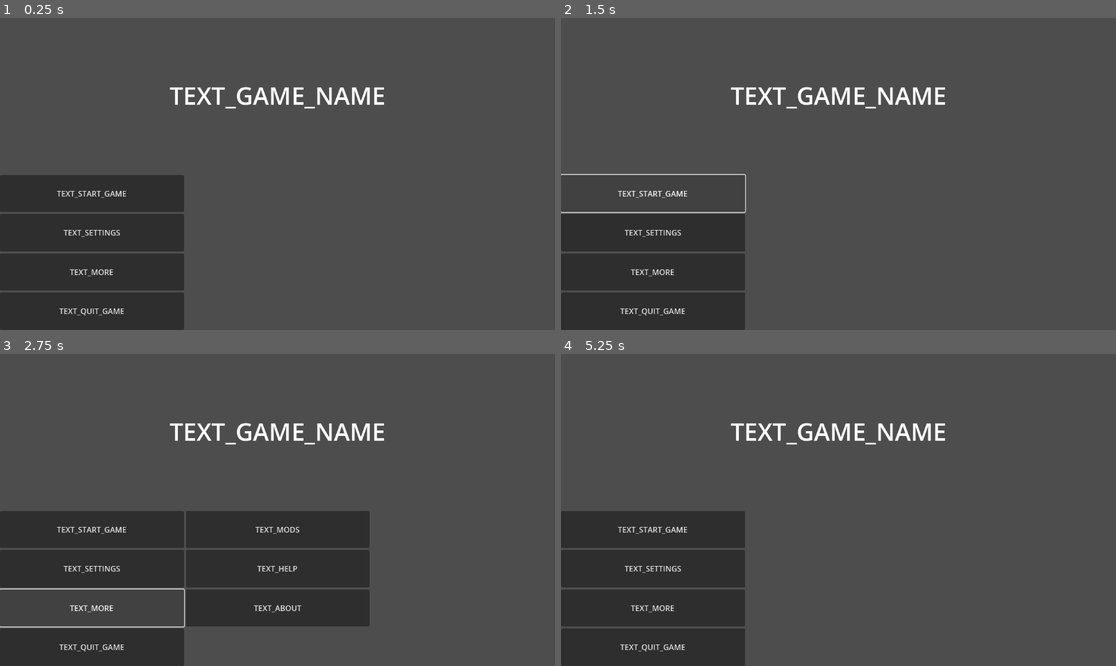
Above: before the commit, frames 1-4 (two rows, left to right).
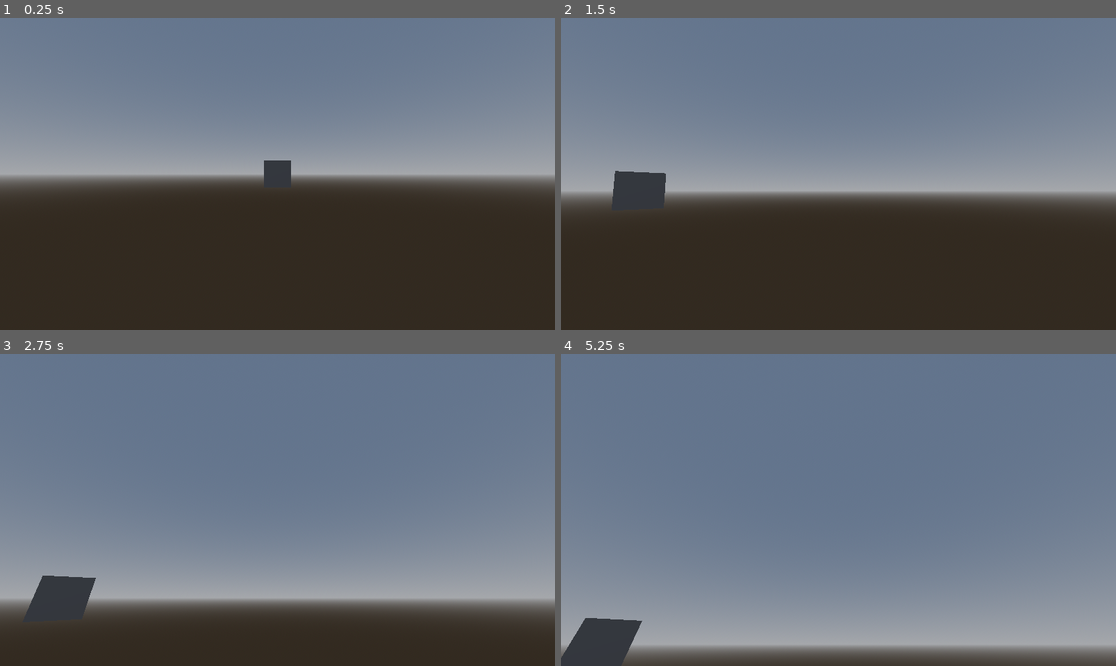
Above: after the commit, the same moments.

Repository: Neutron12138/Game-Framework-old
Game: Godot game, scene res://framework/interfaces/blank.tscn
Two runs of this game, one before a commit and one after it. Both use one fixed random seed, a clock stepped at 60 frames per second and the inputs below.
Inputs (mouse positions are in pixels of both pictures, inside the frame that each line leads up to):
- Up to frame 1 (0.25 s): no input
- Up to frame 2 (1.5 s): click (655, 192) at 0.5 s, where only the run before the commit has a clickable "TEXT_START_GAME"; click (655, 192) at 1.25 s, where only the run before the commit has a clickable "TEXT_START_GAME"
- Up to frame 3 (2.75 s): click (94, 606) at 2 s, where only the run before the commit has a clickable "TEXT_MORE"
- Up to frame 4 (5.25 s): click (838, 528) at 2.75 s, where only the run before the commit has a clickable "TEXT_MODS"; click (616, 510) at 3.5 s, where only the run before the commit has a clickable "TEXT_BACK"; click (655, 569) at 4.25 s, where only the run before the commit has a clickable "TEXT_SETTINGS"; click (655, 650) at 5 s, where only the run before the commit has a clickable "TEXT_CONFIRM"

The runs differ from the first frame. In frame 1, 84% of the frame differs, in the area x 0-100%, y 0-100%; in frame 2, 85%; in frame 3, 91%; in frame 4, 96%.

Commit message:
Add files via upload

Diff:
--- /dev/null
+++ b/framework/core/3d/camera3d_controller.gd
@@ -0,0 +1,15 @@
+class_name Camera3DController
+extends Node
+
+
+
+@export var camera : NormalCamera3D = null
+@export var velocity : float = 2.0
+
+
+
+func _process(delta: float) -> void:
+	var vec : Vector2 = Input.get_vector("left", "right", "backward", "forward")
+	var dir : Vector3 = vec.x * camera.right + vec.y * camera.front
+	var vel : Vector3 = dir * velocity
+	camera.global_position += vel * delta
--- /dev/null
+++ b/framework/core/3d/normal_camera3d.gd
@@ -0,0 +1,48 @@
+class_name NormalCamera3D
+extends Camera3D
+
+
+
+const PITCH_ANGLE_LIMIT : float = deg_to_rad(89.9)
+
+
+
+var enable_limit : bool = true
+var pitch : float = 0.0 :
+	set(value):
+		if enable_limit:
+			pitch = clampf(value, -PITCH_ANGLE_LIMIT, PITCH_ANGLE_LIMIT)
+		else:
+			pitch = wrapf(value, -PI, PI)
+		update()
+var yaw : float = 0.0 :
+	set(value):
+		yaw = wrapf(value, 0, TAU)
+		update()
+
+var front : Vector3 = Vector3.FORWARD
+var right : Vector3 = Vector3.RIGHT
+var up : Vector3 = Vector3.UP
+
+
+
+func _ready() -> void:
+	update()
+	print("front:" + str(front))
+	print("right:" + str(right))
+
+
+
+func calc_vectors() -> void:
+	var y : float = sin(pitch)
+	var h : float = cos(pitch)
+	var x : float = -sin(yaw) * h
+	var z : float = -cos(yaw) * h
+	front = Vector3(x, y, z)
+	right = front.cross(up)
+
+
+
+func update() -> void:
+	calc_vectors()
+	look_at(global_position + front, up)
--- /dev/null
+++ b/framework/core/event_dispatcher.gd
@@ -0,0 +1,75 @@
+class_name EventDispatcher
+extends Node
+
+
+
+signal mouse_button_pressed(button_index : MouseButton, position : Vector2)
+signal mouse_button_released(button_index : MouseButton, position : Vector2)
+signal mouse_wheel_rolled(factor : float, position : Vector2)
+signal mouse_moved(relative : Vector2, velocity : Vector2, position : Vector2)
+
+signal mouse_button_left_pressed(position : Vector2)
+signal mouse_button_left_released(position : Vector2)
+signal mouse_button_right_pressed(position : Vector2)
+signal mouse_button_right_released(position : Vector2)
+signal mouse_button_middle_pressed(position : Vector2)
+signal mouse_button_middle_released(position : Vector2)
+
+
+
+func _unhandled_input(event: InputEvent) -> void:
+	if event is InputEventMouseMotion:
+		_handle_mouse_motion(event)
+	elif event is InputEventMouseButton:
+		_handle_mouse_button(event)
+
+
+
+func _handle_mouse_motion(event : InputEventMouseMotion) -> void:
+	mouse_moved.emit(event.relative, event.velocity, event.position)
+
+
+
+func _handle_mouse_button(event : InputEventMouseButton) -> void:
+	if event.pressed:
+		mouse_button_pressed.emit(event.button_index, event.position)
+	else:
+		mouse_button_released.emit(event.button_index, event.position)
+
+
+	match event.button_index:
+		MOUSE_BUTTON_LEFT:
+			_handle_mouse_button_left(event)
+		MOUSE_BUTTON_RIGHT:
+			_handle_mouse_button_right(event)
+		MOUSE_BUTTON_MIDDLE:
+			_handle_mouse_button_middle(event)
+		MOUSE_BUTTON_WHEEL_UP:
+			mouse_wheel_rolled.emit(event.factor, event.position)
+		MOUSE_BUTTON_WHEEL_DOWN:
+			mouse_wheel_rolled.emit(-event.factor, event.position)
+
+
+
+
+func _handle_mouse_button_left(event : InputEventMouseButton) -> void:
+	if event.pressed:
+		mouse_button_left_pressed.emit(event.position)
+	else:
+		mouse_button_left_released.emit(event.position)
+
+
+
+func _handle_mouse_button_right(event : InputEventMouseButton) -> void:
+	if event.pressed:
+		mouse_button_right_pressed.emit(event.position)
+	else:
+		mouse_button_right_released.emit(event.position)
+
+
+
+func _handle_mouse_button_middle(event : InputEventMouseButton) -> void:
+	if event.pressed:
+		mouse_button_middle_pressed.emit(event.position)
+	else:
+		mouse_button_middle_released.emit(event.position)
--- a/framework/global/resources.gd
+++ b/framework/global/resources.gd
@@ -5,8 +5,8 @@
 
 const Blank : PackedScene = preload("res://framework/interfaces/blank.tscn")
 const Header : PackedScene = preload("res://framework/interfaces/widgets/header.tscn")
-const DebugConsole : PackedScene = preload("res://framework/interfaces/debug_console/debug_console.tscn")
-const DebugConsoleWindow : PackedScene = preload("res://framework/interfaces/debug_console/debug_console_window.tscn")
+var DebugConsole : PackedScene = load("res://framework/interfaces/debug_console/debug_console.tscn")
+var DebugConsoleWindow : PackedScene = load("res://framework/interfaces/debug_console/debug_console_window.tscn")
 
 
 
--- a/framework/interfaces/debug_console/debug_console.gd
+++ b/framework/interfaces/debug_console/debug_console.gd
@@ -20,8 +20,12 @@
 func _process(_delta: float) -> void:
 	if Input.is_action_just_pressed("debug_console"):
 		SceneTreeUtilities.temp_scene_back(previous_scene)
+		#DebugConsoleUtilities.close_debug_console(get_tree().game_settings)
+
+
+func _notification(what: int) -> void:
+	if what == NOTIFICATION_EXIT_TREE:
 		DebugConsoleUtilities.close_debug_console(get_tree().game_settings)
-
 
 
 func log(text : String) -> void:
--- a/framework/utilities/debug_console_command.gd
+++ b/framework/utilities/debug_console_command.gd
@@ -4,6 +4,9 @@
 
 
 const COMMAND_CHANGE_SCENE : StringName = &"change_scene"
+const COMMAND_TEST : StringName = &"test"
+const COMMAND_GD : StringName = &"gd"
+const COMMAND_SCRIPT : StringName = &"script"
 
 
 
@@ -35,12 +38,17 @@
 
 	var args : PackedStringArray = command.slice(1)
 
+	var result : String = ""
+
 	match cmd:
 		COMMAND_CHANGE_SCENE:
-			var result : String = error_string(DebugConsoleCommand.change_scene(args))
-			debug_console.log(result)
+			result = error_string(DebugConsoleCommand.change_scene(args))
+		COMMAND_TEST:
+			result = error_string(DebugConsoleCommand.test(args))
 		_:
 			debug_console.log("Unknown command: \"" + cmd + "\".")
+
+	debug_console.log(result)
 
 
 
@@ -68,3 +76,15 @@
 	SceneTreeUtilities.change_to_new_scene(scene)
 
 	return OK
+
+
+
+static func test(args : PackedStringArray) -> Error:
+	if args.size() != 1:
+		return ERR_INVALID_PARAMETER
+
+	match args[0]:
+		"test1":
+			SceneTreeUtilities.change_to_new_scene((load("res://tests/test_1.tscn") as PackedScene).instantiate(), false)
+
+	return OK
--- a/framework/utilities/debug_console_utilities.gd
+++ b/framework/utilities/debug_console_utilities.gd
@@ -18,9 +18,9 @@
 		return
 
 	if game_settings.enable_windowed_console:
-		SceneTreeUtilities.scene_tree.root.add_child(Resources.DebugConsoleWindow.instantiate())
+		pass#SceneTreeUtilities.scene_tree.root.add_child(Resources.DebugConsoleWindow.instantiate())
 	else:
-		SceneTreeUtilities.change_to_temp_scene(Resources.DebugConsole.instantiate())
+		pass#SceneTreeUtilities.change_to_temp_scene(Resources.DebugConsole.instantiate())
 
 	if game_settings.pause_when_console:
 		SceneTreeUtilities.scene_tree.paused = true
--- a/framework/utilities/scene_tree_utilities.gd
+++ b/framework/utilities/scene_tree_utilities.gd
@@ -13,7 +13,8 @@
 	utils.apply_all()
 
 	window.connect("close_requested", make_quit_confirmation)
-	change_to_new_scene.call_deferred(Resources.StartMenu.instantiate())
+	#change_to_new_scene.call_deferred(Resources.StartMenu.instantiate())
+	change_to_new_scene.call_deferred(load("res://tests/test_2.tscn").instantiate())
 
 	ModificationUtilities.initialize_mods(ModificationUtilities.mod_initializers, scene_tree)
 
--- a/project.godot
+++ b/project.godot
@@ -30,9 +30,32 @@
 
 debug_console={
 "deadzone": 0.5,
-"events": [Object(InputEventKey,"resource_local_to_scene":false,"resource_name":"","device":-1,"window_id":0,"alt_pressed":false,"shift_pressed":false,"ctrl_pressed":false,"meta_pressed":false,"pressed":false,"keycode":96,"physical_keycode":0,"key_label":0,"unicode":96,"echo":false,"script":null)
-, Object(InputEventKey,"resource_local_to_scene":false,"resource_name":"","device":-1,"window_id":0,"alt_pressed":false,"shift_pressed":false,"ctrl_pressed":false,"meta_pressed":false,"pressed":false,"keycode":0,"physical_keycode":96,"key_label":0,"unicode":96,"echo":false,"script":null)
-, Object(InputEventKey,"resource_local_to_scene":false,"resource_name":"","device":-1,"window_id":0,"alt_pressed":false,"shift_pressed":false,"ctrl_pressed":false,"meta_pressed":false,"pressed":false,"keycode":0,"physical_keycode":0,"key_label":96,"unicode":96,"echo":false,"script":null)
+"events": [Object(InputEventKey,"resource_local_to_scene":false,"resource_name":"","device":-1,"window_id":0,"alt_pressed":false,"shift_pressed":false,"ctrl_pressed":false,"meta_pressed":false,"pressed":false,"keycode":0,"physical_keycode":96,"key_label":0,"unicode":96,"echo":false,"script":null)
+]
+}
+escape={
+"deadzone": 0.5,
+"events": [Object(InputEventKey,"resource_local_to_scene":false,"resource_name":"","device":-1,"window_id":0,"alt_pressed":false,"shift_pressed":false,"ctrl_pressed":false,"meta_pressed":false,"pressed":false,"keycode":0,"physical_keycode":4194305,"key_label":0,"unicode":0,"echo":false,"script":null)
+]
+}
+forward={
+"deadzone": 0.5,
+"events": [Object(InputEventKey,"resource_local_to_scene":false,"resource_name":"","device":-1,"window_id":0,"alt_pressed":false,"shift_pressed":false,"ctrl_pressed":false,"meta_pressed":false,"pressed":false,"keycode":0,"physical_keycode":87,"key_label":0,"unicode":119,"echo":false,"script":null)
+]
+}
+backward={
+"deadzone": 0.5,
+"events": [Object(InputEventKey,"resource_local_to_scene":false,"resource_name":"","device":-1,"window_id":0,"alt_pressed":false,"shift_pressed":false,"ctrl_pressed":false,"meta_pressed":false,"pressed":false,"keycode":0,"physical_keycode":83,"key_label":0,"unicode":115,"echo":false,"script":null)
+]
+}
+left={
+"deadzone": 0.5,
+"events": [Object(InputEventKey,"resource_local_to_scene":false,"resource_name":"","device":-1,"window_id":0,"alt_pressed":false,"shift_pressed":false,"ctrl_pressed":false,"meta_pressed":false,"pressed":false,"keycode":0,"physical_keycode":65,"key_label":0,"unicode":97,"echo":false,"script":null)
+]
+}
+right={
+"deadzone": 0.5,
+"events": [Object(InputEventKey,"resource_local_to_scene":false,"resource_name":"","device":-1,"window_id":0,"alt_pressed":false,"shift_pressed":false,"ctrl_pressed":false,"meta_pressed":false,"pressed":false,"keycode":0,"physical_keycode":68,"key_label":0,"unicode":100,"echo":false,"script":null)
 ]
 }
 
--- /dev/null
+++ b/tests/test_2.gd
@@ -0,0 +1,19 @@
+extends Node3D
+
+
+
+func _ready() -> void:
+	Input.mouse_mode = Input.MOUSE_MODE_CAPTURED
+
+
+
+func _process(delta: float) -> void:
+	if Input.is_action_just_pressed("escape"):
+		get_tree().quit()
+
+
+
+func _on_event_dispatcher_mouse_moved(relative: Vector2, velocity: Vector2, position: Vector2) -> void:
+	#$NormalCamera3D.enable_limit = false
+	$NormalCamera3D.yaw += relative.x / 500.0
+	$NormalCamera3D.pitch += relative.y / 500.0
--- /dev/null
+++ b/tests/test_2.tscn
@@ -0,0 +1,39 @@
+[gd_scene load_steps=9 format=3 uid="uid://c5j1yacu4sk3i"]
+
+[ext_resource type="Script" path="res://framework/core/3d/normal_camera3d.gd" id="1_8huib"]
+[ext_resource type="Script" path="res://tests/test_2.gd" id="1_vqqhs"]
+[ext_resource type="Script" path="res://framework/core/event_dispatcher.gd" id="2_118lb"]
+[ext_resource type="Script" path="res://framework/core/3d/camera3d_controller.gd" id="3_u5vm3"]
+
+[sub_resource type="ProceduralSkyMaterial" id="ProceduralSkyMaterial_m0ofi"]
+
+[sub_resource type="Sky" id="Sky_jb3mk"]
+sky_material = SubResource("ProceduralSkyMaterial_m0ofi")
+
+[sub_resource type="Environment" id="Environment_g4kr1"]
+background_mode = 2
+sky = SubResource("Sky_jb3mk")
+
+[sub_resource type="BoxMesh" id="BoxMesh_hn64m"]
+
+[node name="test_2" type="Node3D"]
+script = ExtResource("1_vqqhs")
+
+[node name="WorldEnvironment" type="WorldEnvironment" parent="."]
+environment = SubResource("Environment_g4kr1")
+
+[node name="NormalCamera3D" type="Camera3D" parent="."]
+script = ExtResource("1_8huib")
+
+[node name="Camera3DController" type="Node" parent="NormalCamera3D" node_paths=PackedStringArray("camera")]
+script = ExtResource("3_u5vm3")
+camera = NodePath("..")
+
+[node name="EventDispatcher" type="Node" parent="."]
+script = ExtResource("2_118lb")
+
+[node name="MeshInstance3D" type="MeshInstance3D" parent="."]
+transform = Transform3D(1, 0, 0, 0, 1, 0, 0, 0, 1, 0, 0, -8.18216)
+mesh = SubResource("BoxMesh_hn64m")
+
+[connection signal="mouse_moved" from="EventDispatcher" to="." method="_on_event_dispatcher_mouse_moved"]
